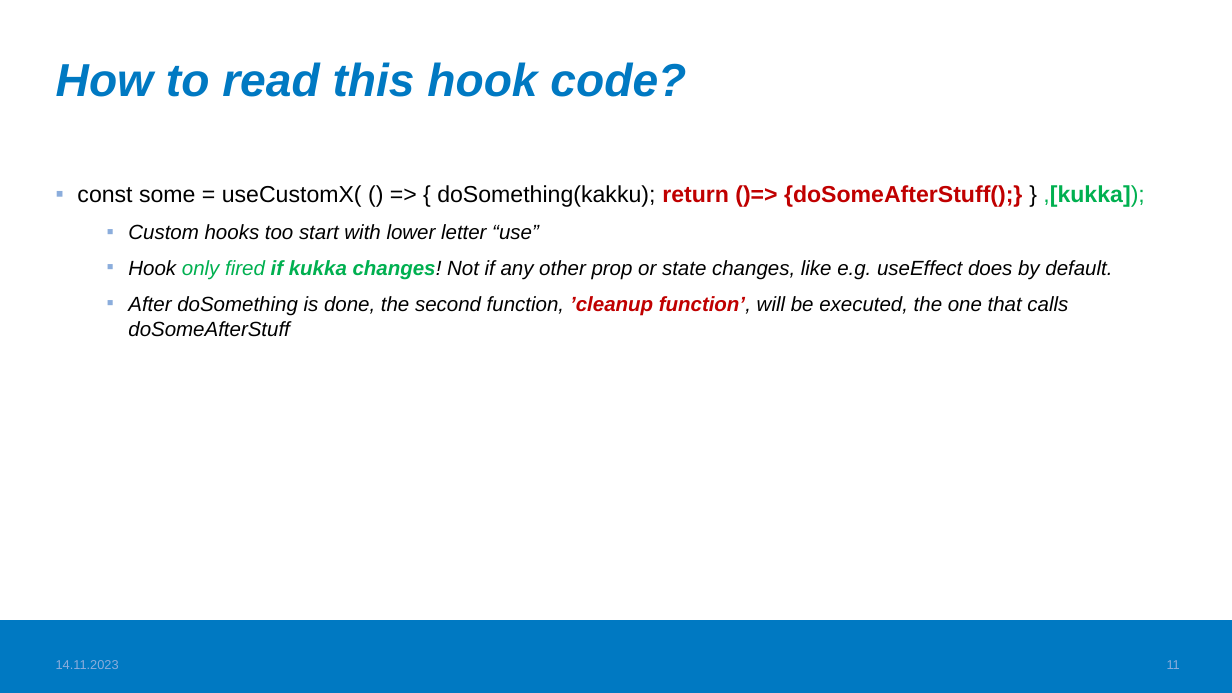
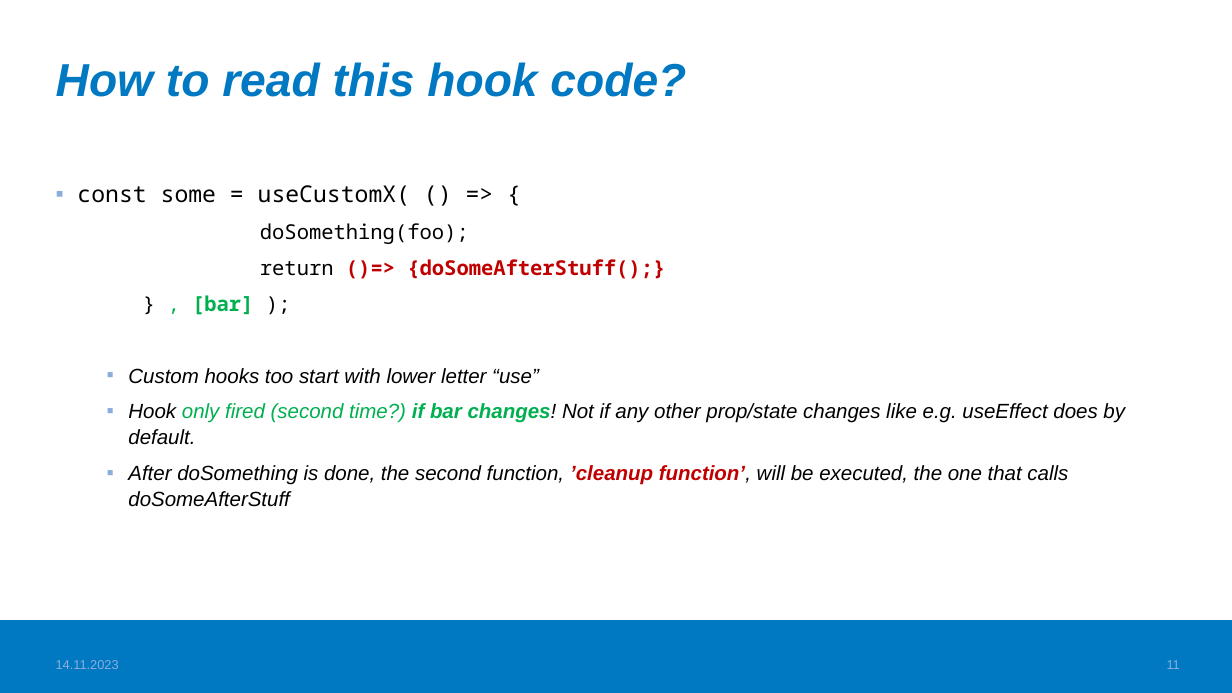
Before and after one commit to valju/docs_frontend_design, a slide deck: slide 11 of FrontendStuff_ForExam.pptx. Drawn at 1232x693 pixels with LibreOffice and Linux fonts; fonts in the diff are those of the drawing; background and template pictures are left out. Boxes give left, top, right and bottom in pixels: in the first picture for what was removed or moved away, otherwise in the second. Text is boxed around its words. In the diff, an @@ line names an element or a change of style, - is before the commit and + after.

```diff
--- a/FrontendStuff_ForExam.pptx
+++ b/FrontendStuff_ForExam.pptx
@@ text at [77, 185, 665, 315]: text changed; size 18 to 16 pt; font Arial to Noto Sans Mono @@
-▪ const some = useCustomX( () => { doSomething(kakku); return ()=> {doSomeAfterStuff();} } ,[kukka]);
+▪ const some = useCustomX( () => {
+    doSomething(foo);
+    return ()=> {doSomeAfterStuff();}
+    } , [bar] );
@@ text at [128, 403, 1125, 445]: text changed @@
-  ▪ Hook only fired if kukka changes! Not if any other prop or state changes, like e.g. useEffect does by default.
+  ▪ Hook only fired (second time?) if bar changes! Not if any other prop/state changes like e.g. useEffect does by default.
```
Also in this commit, not shown: 8 other slides changed, 1 other file.
